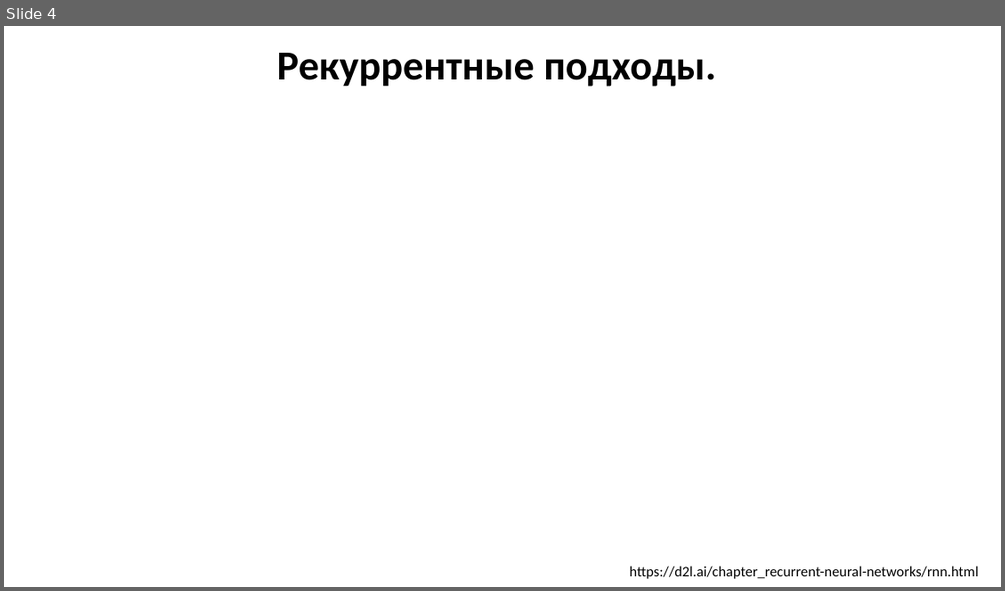
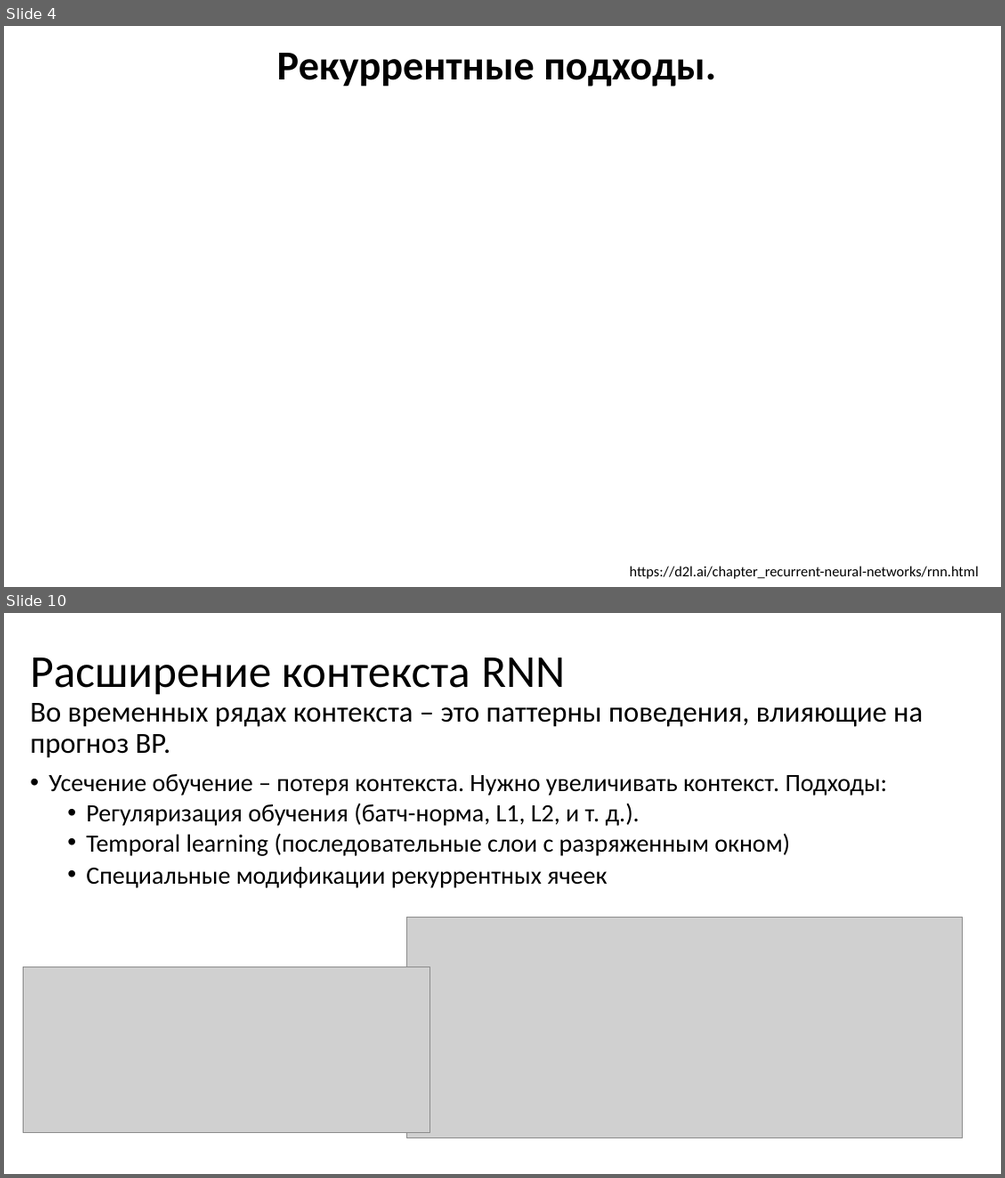
Before and after one commit to MVRonkin/TimeSeriesCourse, a slide deck: 2025/LEC/07-2 RNN.pptx. Shown one above the other, each under a label of ours: slide 4 before the commit, slides 4 and 10 after it; the slides between them are not shown. The pictures are 1005x591 and 1005x1178 pixels, drawn with LibreOffice and Linux fonts; fonts in the diff are those of the drawing; grey boxes stand for pictures. Boxes give left, top, right and bottom in pixels: in the first picture for what was removed or moved away, otherwise in the second. Text is boxed around its words. In the diff, an @@ line names an element or a change of style, - is before the commit and + after.

```diff
--- a/2025/LEC/07-2 RNN.pptx
+++ b/2025/LEC/07-2 RNN.pptx
@@ slide 10 added at [4, 613, 1001, 1174], background #FFFFFF @@
@@ title added at [30, 657, 565, 695], 44 pt, text #000000 @@
+Расширение контекста RNN
@@ text added at [30, 703, 922, 888], 24 pt, text #000000 @@
+Во временных рядах контекста – это паттерны поведения, влияющие на прогноз ВР.
+• Усечение обучение – потеря контекста. Нужно увеличивать контекст. Подходы:
+  • Регуляризация обучения (батч-норма, L1, L2, и т. д.).
+  • Temporal learning (последовательные слои с разряженным окном)
+  • Специальные модификации рекуррентных ячеек
@@ picture added at [406, 916, 962, 1137] @@
@@ picture added at [23, 966, 429, 1132] @@
```
Also in this commit, not shown: 1 slide changed, 12 other slides added, 85 slides removed.
